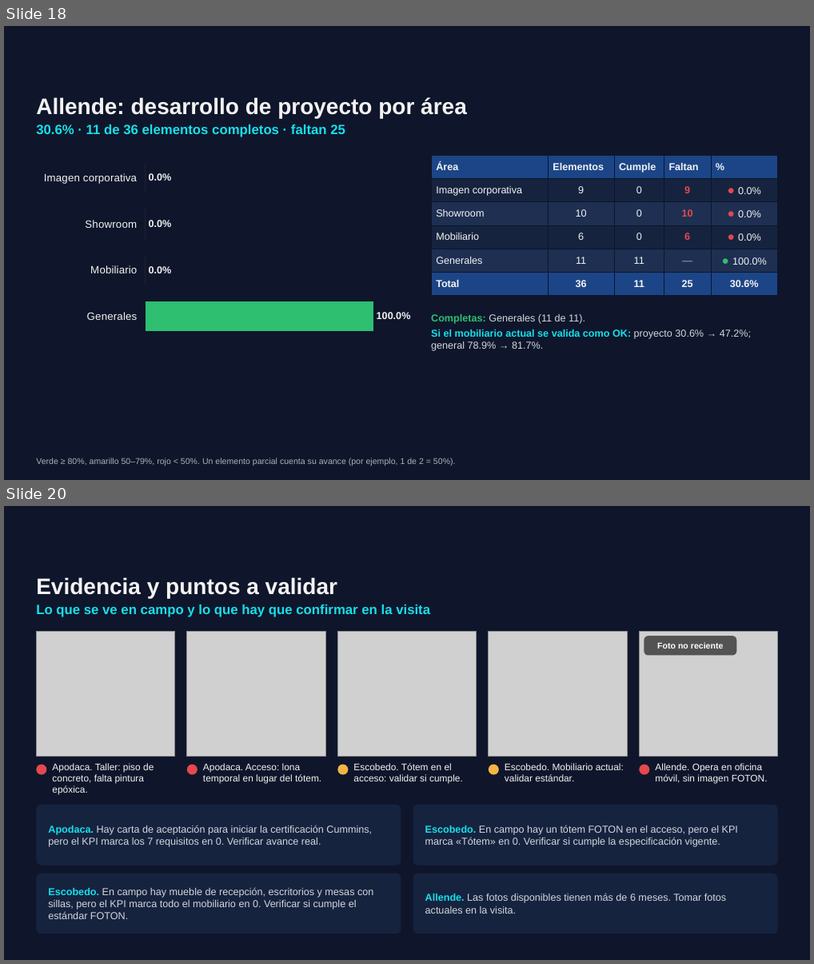
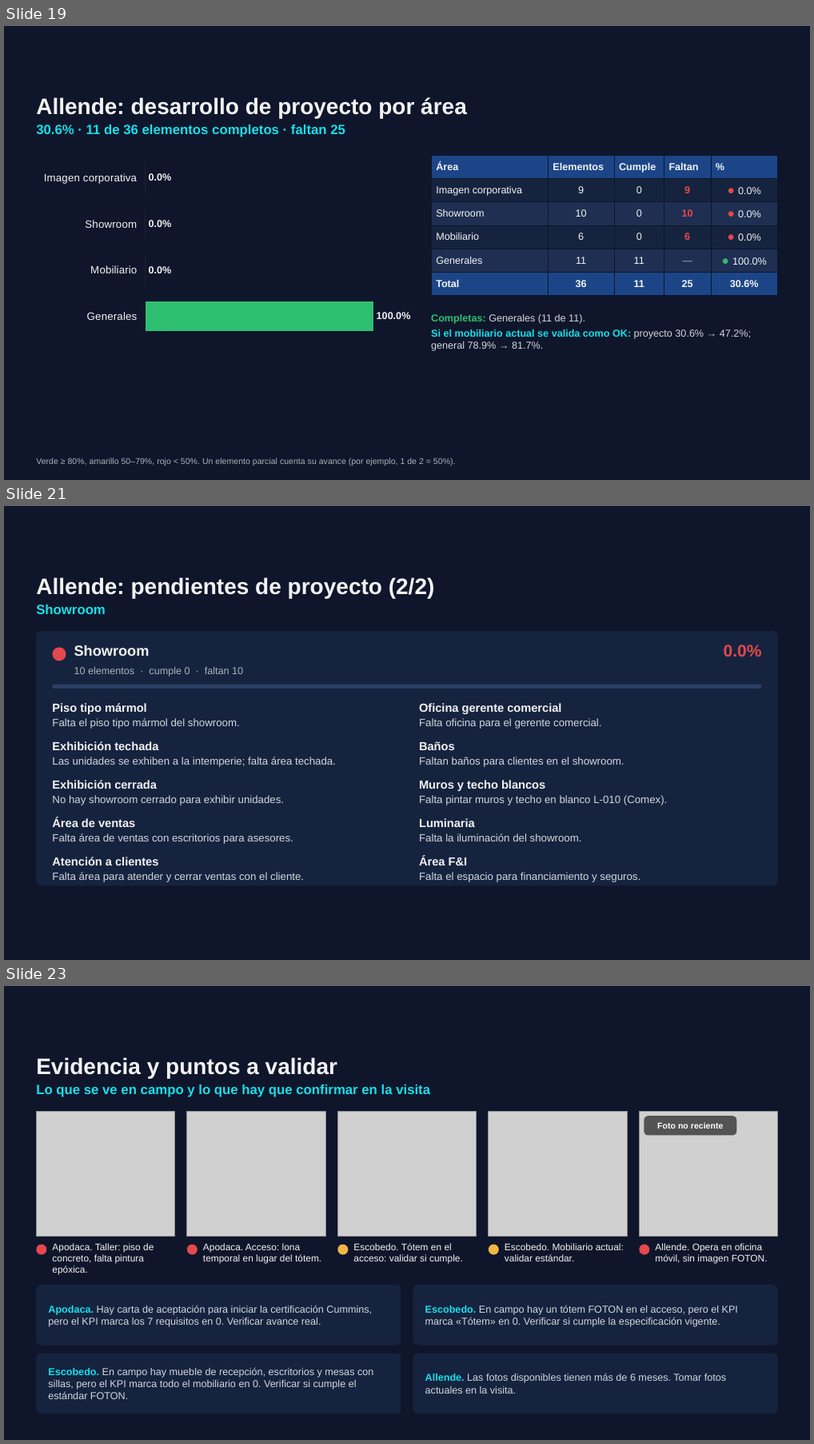
Before and after one commit to ReneDiz/Estatus-Distribuidores, a slide deck: presentacion/Grupo_Velcen_Estatus_nov2026.pptx. Shown one above the other, each under a label of ours: slides 18 and 20 before the commit, slides 19, 21 and 23 after it; the slides between them are not shown. The pictures are 814x964 and 814x1444 pixels, drawn with LibreOffice and Linux fonts; fonts in the diff are those of the drawing; grey boxes stand for pictures; background and template pictures are left out. Boxes give left, top, right and bottom in pixels: in the first picture for what was removed or moved away, otherwise in the second. Text is boxed around its words. In the diff, an @@ line names an element or a change of style, - is before the commit and + after.

```diff
--- a/presentacion/Grupo_Velcen_Estatus_nov2026.pptx
+++ b/presentacion/Grupo_Velcen_Estatus_nov2026.pptx
@@ slide 21 added at (4,506,810,960), background picture (left out); not listed: 1 template element that a slide beside it also shows @@
@@ text added at (36,577,435,598), 20 pt, text #F2F2F2, bold @@
+Allende: pendientes de proyecto (2/2)
@@ text added at (36,604,106,614), 12 pt, text #17DFE9, bold @@
+Showroom
@@ rounded rectangle added at (36,631,778,885), fill #16233F @@
@@ ellipse added at (52,647,66,661), fill #E5484D @@
@@ text added at (74,644,150,656), 13 pt, text #F2F2F2, bold @@
+Showroom
@@ text added at (724,644,762,656), 15 pt, text #E5484D, bold @@
+0.0%
@@ text added at (74,667,243,676), 9 pt, text #A9B3B7 @@
+10 elementos · cumple 0 · faltan 10
@@ rounded rectangle added at (52,684,762,688), fill #2B3E63 @@
@@ text added at (52,703,336,882), 9.5 pt, text #D1D6DB @@
+Piso tipo mármol
+Falta el piso tipo mármol del showroom.
+Exhibición techada
+Las unidades se exhiben a la intemperie; falta área techada.
+Exhibición cerrada
+No hay showroom cerrado para exhibir unidades.
+Área de ventas
+Falta área de ventas con escritorios para asesores.
+Atención a clientes
+Falta área para atender y cerrar ventas con el cliente.
@@ text added at (419,703,668,882), 9.5 pt, text #D1D6DB @@
+Oficina gerente comercial
+Falta oficina para el gerente comercial.
+Baños
+Faltan baños para clientes en el showroom.
+Muros y techo blancos
+Falta pintar muros y techo en blanco L-010 (Comex).
+Luminaria
+Falta la iluminación del showroom.
+Área F&I
+Falta el espacio para financiamiento y seguros.
@@ what was slide 18 is now slide 19 @@
@@ what was slide 20 is now slide 23 @@
```
Also in this commit, not shown: 9 slides changed, 6 other slides added, 4 slides removed, 3 other files.
